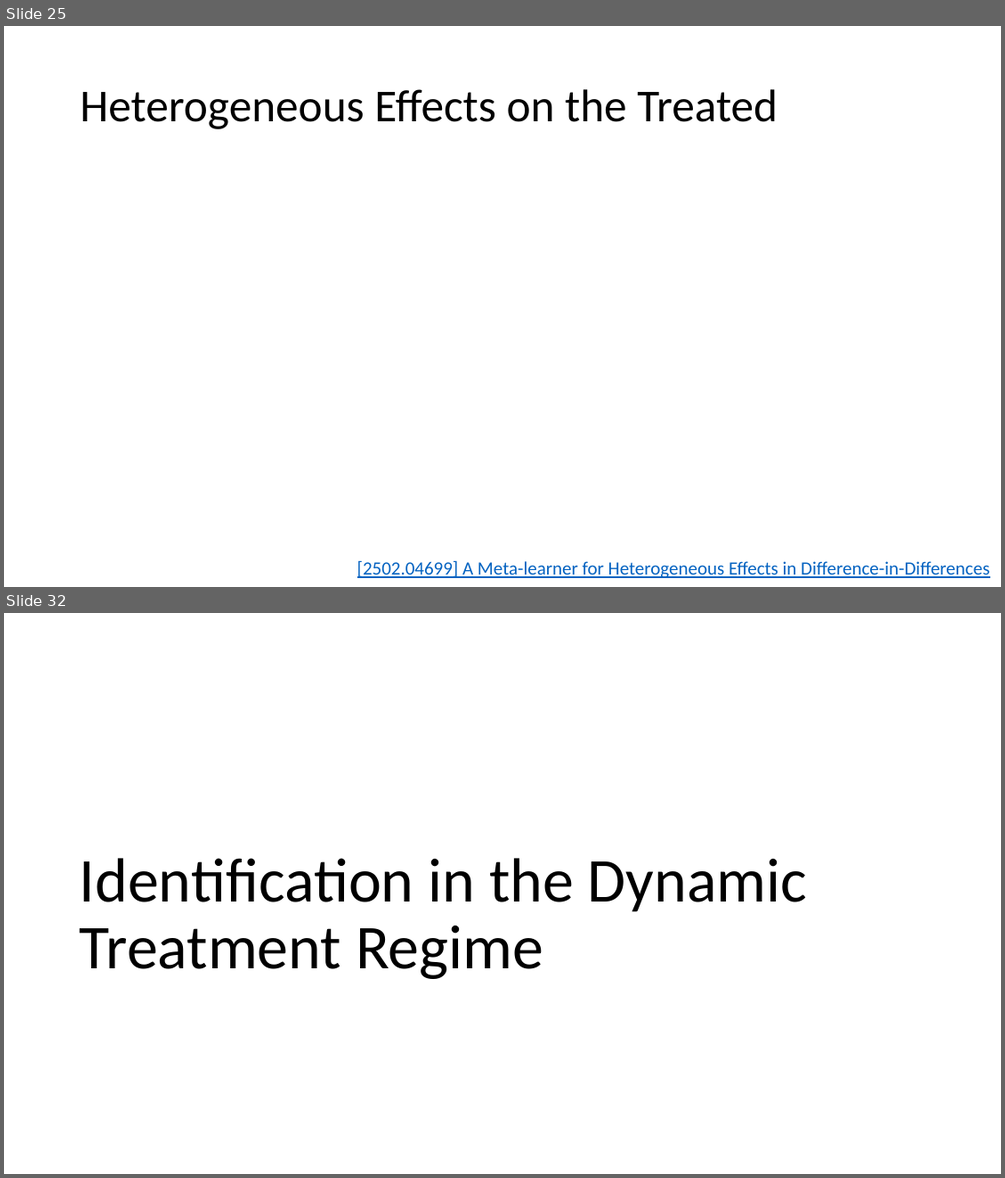
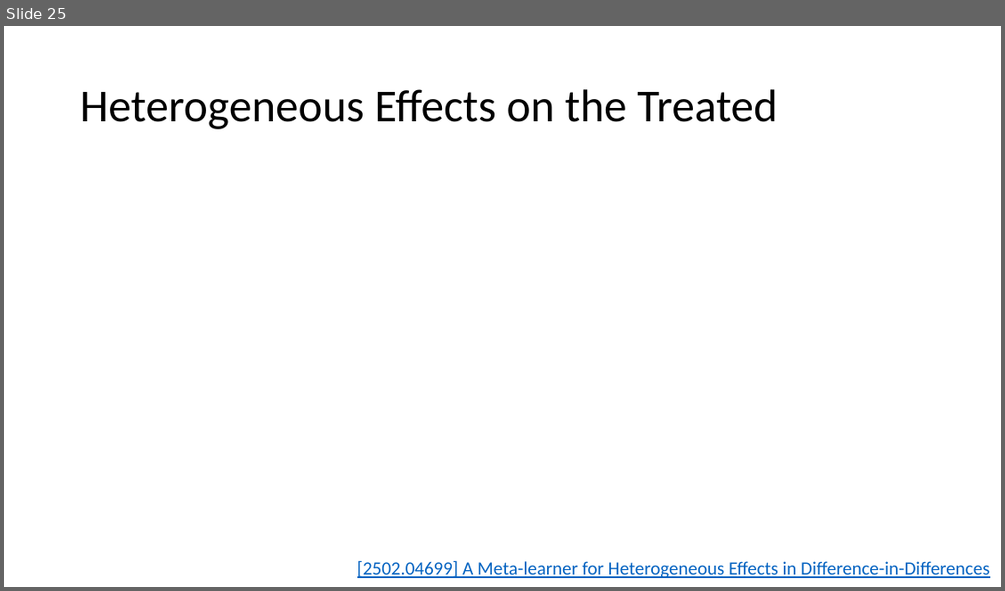
Before and after one commit to stanford-msande228/winter25, a slide deck: assets/presentations/MSANDE228_Lecture18_DiD.pptx. Shown one above the other, each under a label of ours: slides 25 and 32 before the commit, slide 25 after it; the slides between them are not shown. The pictures are 1005x1178 and 1005x591 pixels, drawn with LibreOffice and Linux fonts; fonts in the diff are those of the drawing; grey boxes stand for pictures. Boxes give left, top, right and bottom in pixels: in the first picture for what was removed or moved away, otherwise in the second. Text is boxed around its words. In the diff, an @@ line names an element or a change of style, - is before the commit and + after.

```diff
--- a/assets/presentations/MSANDE228_Lecture18_DiD.pptx
+++ b/assets/presentations/MSANDE228_Lecture18_DiD.pptx
@@ slide 32 removed at bbox=[4, 613, 1001, 1174], background #FFFFFF @@
@@ title removed at bbox=[80, 858, 807, 979] @@
-Identification in the Dynamic Treatment Regime
```
Also in this commit, not shown: 1 slide changed, 65 other slides removed, 4 other files.
